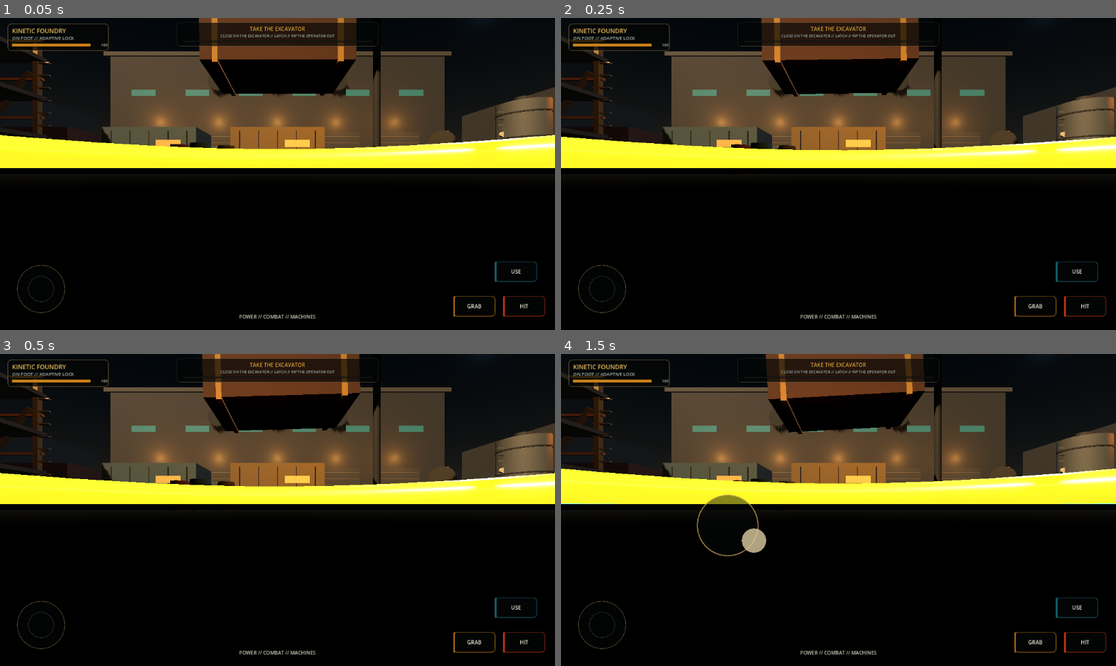
Above: before the commit, frames 1-4 (two rows, left to right).
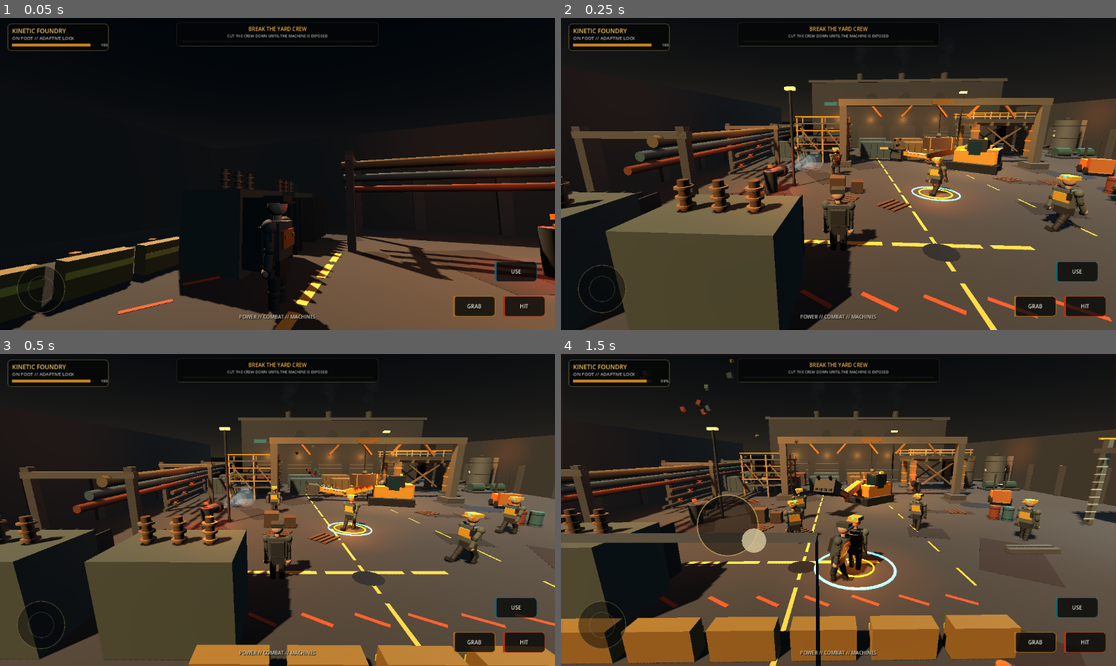
Above: after the commit, the same moments.

Repository: IssisX/IssisX
Game: Godot game, scene res://Main.tscn
Two runs of this game, one before a commit and one after it. Both use one fixed random seed, a clock stepped at 60 frames per second and the inputs below.
Inputs (mouse positions are in pixels of both pictures, inside the frame that each line leads up to):
- Up to frame 1 (0.05 s): no input
- Up to frame 2 (0.25 s): no input
- Up to frame 3 (0.5 s): no input
- Up to frame 4 (1.5 s): move the mouse to (960, 494) at 0.52 s; hold D 0.53-1.25 s; hold E 0.53-1.25 s; click (960, 494) at 0.67 s; drag from (727, 525) to (810, 572) at 1.27 s

The runs differ from the first frame. In frame 1, 52% of the frame differs, in the area x 0-100%, y 0-100%; in frame 2, 66%; in frame 3, 68%; in frame 4, 70%.
Error before the commit: Parse Error: Cannot infer the type of "damage" variable because the value doesn't have a set type. (res://scripts/player.gd:295)

Commit message:
Harden player runtime typing and physical authority

Diff:
--- a/kinetic-foundry/scripts/player.gd
+++ b/kinetic-foundry/scripts/player.gd
@@ -48,7 +48,7 @@
     collision_layer = 1
     collision_mask = 1 | 2 | 4 | 8
     _normal_collision_mask = collision_mask
-    var collision := GeomUtil.add_capsule_collision(self, 0.46, 1.82)
+    var collision: CollisionShape3D = GeomUtil.add_capsule_collision(self, 0.46, 1.82)
     collision.position.y = 0.91
     _rig = HumanoidRigScript.new()
     add_child(_rig)
@@ -61,14 +61,14 @@
 func receive_enemy_hit(damage: float) -> void:
     if machine_climb_active:
         _cancel_machine_climb()
-    var applied := damage * (1.0 - clampf(damage_reduction, 0.0, 0.8))
+    var applied: float = damage * (1.0 - clampf(damage_reduction, 0.0, 0.8))
     health = maxf(0.0, health - applied)
     hit_anim = 0.28
     if hud != null and hud.has_method("flash_damage"):
         hud.flash_damage()
 
 func receive_hazard_hit(damage: float, impulse: Vector3) -> void:
-    var hazard_scale := 1.0 - clampf(hazard_reduction, 0.0, 0.8)
+    var hazard_scale: float = 1.0 - clampf(hazard_reduction, 0.0, 0.8)
     receive_enemy_hit(damage * hazard_scale)
     velocity += impulse * (0.55 + hazard_scale * 0.45)
 
@@ -110,16 +110,16 @@
         return
 
     machine_climb_time += delta
-    var raw_t := clampf(machine_climb_time / machine_climb_duration, 0.0, 1.0)
-    var t := raw_t * raw_t * (3.0 - 2.0 * raw_t)
+    var raw_t: float = clampf(machine_climb_time / machine_climb_duration, 0.0, 1.0)
+    var t: float = raw_t * raw_t * (3.0 - 2.0 * raw_t)
     var machine = machine_climb_target
     var side_point: Vector3 = machine.global_position + machine.global_basis.x * machine_climb_side * 1.72 + machine.global_basis.z * 0.32 + Vector3.UP * 1.05
     var cab_point: Vector3 = machine.global_position - machine.global_basis.x * 0.95 + machine.global_basis.z * 0.12 + Vector3.UP * 1.72
-    var mid_t := clampf(t * 1.8, 0.0, 1.0)
-    var finish_t := clampf((t - 0.48) / 0.52, 0.0, 1.0)
-    var approach := machine_climb_start.lerp(side_point, mid_t)
-    var mount := side_point.lerp(cab_point, finish_t)
-    var path := approach.lerp(mount, finish_t)
+    var mid_t: float = clampf(t * 1.8, 0.0, 1.0)
+    var finish_t: float = clampf((t - 0.48) / 0.52, 0.0, 1.0)
+    var approach: Vector3 = machine_climb_start.lerp(side_point, mid_t)
+    var mount: Vector3 = side_point.lerp(cab_point, finish_t)
+    var path: Vector3 = approach.lerp(mount, finish_t)
     path.y += sin(t * PI) * 0.72
     global_position = path
 
@@ -205,31 +205,31 @@
 func _try_traversal() -> bool:
     if traversal_lock > 0.0 or not is_on_floor() or held_target != null:
         return false
-    var space := get_world_3d().direct_space_state
-    var forward := -global_basis.z
-    var low_from := global_position + Vector3.UP * 0.65
-    var low_to := low_from + forward * 1.35
-    var low_query := PhysicsRayQueryParameters3D.create(low_from, low_to, 2 | 8)
+    var space: PhysicsDirectSpaceState3D = get_world_3d().direct_space_state
+    var forward: Vector3 = -global_basis.z
+    var low_from: Vector3 = global_position + Vector3.UP * 0.65
+    var low_to: Vector3 = low_from + forward * 1.35
+    var low_query: PhysicsRayQueryParameters3D = PhysicsRayQueryParameters3D.create(low_from, low_to, 2 | 8)
     low_query.exclude = [self]
-    var low_hit := space.intersect_ray(low_query)
+    var low_hit: Dictionary = space.intersect_ray(low_query)
     if low_hit.is_empty():
         return false
-    var high_from := global_position + Vector3.UP * 1.45
-    var high_to := high_from + forward * 1.45
-    var high_query := PhysicsRayQueryParameters3D.create(high_from, high_to, 2 | 8)
+    var high_from: Vector3 = global_position + Vector3.UP * 1.45
+    var high_to: Vector3 = high_from + forward * 1.45
+    var high_query: PhysicsRayQueryParameters3D = PhysicsRayQueryParameters3D.create(high_from, high_to, 2 | 8)
     high_query.exclude = [self]
-    var high_hit := space.intersect_ray(high_query)
+    var high_hit: Dictionary = space.intersect_ray(high_query)
     if high_hit.is_empty():
         velocity = forward * 8.8 + Vector3.UP * 6.8
         traversal_lock = 0.34
         if hud != null and hud.has_method("set_context"):
             hud.set_context("VAULT")
         return true
-    var chest_from := global_position + Vector3.UP * 1.72
-    var chest_to := chest_from + forward * 1.15
-    var chest_query := PhysicsRayQueryParameters3D.create(chest_from, chest_to, 2 | 8)
+    var chest_from: Vector3 = global_position + Vector3.UP * 1.72
+    var chest_to: Vector3 = chest_from + forward * 1.15
+    var chest_query: PhysicsRayQueryParameters3D = PhysicsRayQueryParameters3D.create(chest_from, chest_to, 2 | 8)
     chest_query.exclude = [self]
-    var chest_hit := space.intersect_ray(chest_query)
+    var chest_hit: Dictionary = space.intersect_ray(chest_query)
     if chest_hit.is_empty():
         velocity = forward * 5.2 + Vector3.UP * 8.2
         traversal_lock = 0.44
@@ -239,7 +239,7 @@
     return false
 
 func _keyboard_axis() -> Vector2:
-    var axis := Vector2.ZERO
+    var axis: Vector2 = Vector2.ZERO
     if Input.is_physical_key_pressed(KEY_A): axis.x -= 1.0
     if Input.is_physical_key_pressed(KEY_D): axis.x += 1.0
     if Input.is_physical_key_pressed(KEY_W): axis.y -= 1.0
@@ -258,9 +258,9 @@
 func _attack() -> void:
     if attack_cooldown > 0.0 or traversal_lock > 0.0:
         return
-    var planar_speed := Vector2(velocity.x, velocity.z).length()
+    var planar_speed: float = Vector2(velocity.x, velocity.z).length()
     var target = _find_target(3.05 if planar_speed > speed * 0.92 else 2.35)
-    var sprint_tackle := target != null and planar_speed > speed * 0.92 and combo_step == 0
+    var sprint_tackle: bool = target != null and planar_speed > speed * 0.92 and combo_step == 0
 
     attack_side *= -1.0
     attack_mode = 2 if sprint_tackle else (1 if combo_step == 2 else 0)
@@ -274,7 +274,7 @@
     if held_target != null and is_instance_valid(held_target):
         var throw_dir: Vector3 = -global_basis.z
         held_target.set_held(false)
-        var throw_mult := maxf(throw_force_multiplier, 0.5)
+        var throw_mult: float = maxf(throw_force_multiplier, 0.5)
         held_target.take_hit(throw_dir * 17.0 * throw_mult + Vector3.UP * 6.2 * throw_mult, 38.0 * throw_mult)
         held_target = null
         combo_step = 0
@@ -291,21 +291,23 @@
         dir = dir.normalized()
         rotation.y = lerp_angle(rotation.y, atan2(-dir.x, -dir.z), 0.72 if sprint_tackle else 0.62)
 
-        var strength := maxf(melee_force_multiplier, 0.5)
-        var damage := (36.0 if sprint_tackle else ([24.0, 29.0, 44.0][combo_step])) * strength
-        var push_strength := (16.0 if sprint_tackle else ([7.4, 8.8, 16.5][combo_step])) * strength
-        var lift := (1.1 if sprint_tackle else ([1.5, 2.0, 2.6][combo_step])) * minf(strength, 1.6)
+        var strength: float = maxf(melee_force_multiplier, 0.5)
+        var damage: float = (36.0 if sprint_tackle else float([24.0, 29.0, 44.0][combo_step])) * strength
+        var push_strength: float = (16.0 if sprint_tackle else float([7.4, 8.8, 16.5][combo_step])) * strength
+        var lift: float = (1.1 if sprint_tackle else float([1.5, 2.0, 2.6][combo_step])) * minf(strength, 1.6)
         velocity += dir * (4.7 if sprint_tackle else (3.2 if combo_step == 2 else 1.7))
         target.take_hit(dir * push_strength + Vector3.UP * lift, damage)
         if sprint_tackle:
             traversal_lock = 0.18
             combo_step = 1
             combo_window = 0.72
-            if hud != null: hud.set_context("SHOULDER DRIVE // TARGET DISPLACED")
+            if hud != null:
+                hud.set_context("SHOULDER DRIVE // TARGET DISPLACED")
         else:
             combo_step = (combo_step + 1) % 3
             combo_window = 0.72
-            if attack_mode == 1 and hud != null: hud.set_context("SIDE KICK // HEAVY FINISHER")
+            if attack_mode == 1 and hud != null:
+                hud.set_context("SIDE KICK // HEAVY FINISHER")
         return
 
     var prop = _find_prop(2.15)
@@ -315,8 +317,8 @@
         if prop_dir.length_squared() < 0.01:
             prop_dir = -global_basis.z
         prop_dir = prop_dir.normalized()
-        var strength := maxf(melee_force_multiplier, 0.5)
-        var prop_damage := (34.0 if attack_mode == 1 else 19.0) * strength
+        var strength: float = maxf(melee_force_multiplier, 0.5)
+        var prop_damage: float = (34.0 if attack_mode == 1 else 19.0) * strength
         prop.take_hit(prop_dir * (12.5 if attack_mode == 1 else 9.5) * strength + Vector3.UP * 1.9, prop_damage)
         velocity += prop_dir * 0.8
     combo_step = 0
@@ -327,7 +329,7 @@
         return
     if held_target != null and is_instance_valid(held_target):
         var dir: Vector3 = -global_basis.z
-        var throw_mult := maxf(throw_force_multiplier, 0.5)
+        var throw_mult: float = maxf(throw_force_multiplier, 0.5)
         held_target.set_held(false)
         held_target.take_hit(dir * 13.5 * throw_mult + Vector3.UP * 5.2 * throw_mult, 24.0 * throw_mult)
         held_target = null
@@ -342,7 +344,7 @@
     target.set_held(true)
 
 func _update_held_target() -> void:
-    var hold_height := 1.20
+    var hold_height: float = 1.20
     if held_target.is_in_group("physics_prop"):
         hold_height = 1.40
     var hold_pos: Vector3 = global_position - global_basis.z * 1.12 + Vector3.UP * hold_height
@@ -357,12 +359,16 @@
     candidates.append_array(get_tree().get_nodes_in_group("enemy"))
     candidates.append_array(get_tree().get_nodes_in_group("physics_prop"))
     for node in candidates:
-        if not is_instance_valid(node): continue
-        if node.is_in_group("enemy") and node.dead: continue
-        if node.is_in_group("physics_prop") and node.mass > grab_mass_limit: continue
+        if not is_instance_valid(node):
+            continue
+        if node.is_in_group("enemy") and node.dead:
+            continue
+        if node.is_in_group("physics_prop") and node.mass > grab_mass_limit:
+            continue
         var offset: Vector3 = node.global_position - global_position
         var dist: float = offset.length()
-        if dist > radius: continue
+        if dist > radius:
+            continue
         var dir: Vector3 = offset.normalized()
         var score: float = forward.dot(dir) * 2.2 - dist * 0.60
         if score > best_score:
@@ -375,10 +381,12 @@
     var best_score: float = -9999.0
     var forward: Vector3 = -global_basis.z
     for prop in get_tree().get_nodes_in_group("physics_prop"):
-        if not is_instance_valid(prop): continue
+        if not is_instance_valid(prop):
+            continue
         var offset: Vector3 = prop.global_position - global_position
         var dist: float = offset.length()
-        if dist > radius: continue
+        if dist > radius:
+            continue
         var dir: Vector3 = offset.normalized()
         var score: float = forward.dot(dir) * 2.0 - dist * 0.55
         if score > best_score:
@@ -395,10 +403,12 @@
     var best_score: float = -9999.0
     var forward: Vector3 = -global_basis.z
     for enemy in get_tree().get_nodes_in_group("enemy"):
-        if not enemy.visible or enemy.dead: continue
+        if not enemy.visible or enemy.dead:
+            continue
         var offset: Vector3 = enemy.global_position - global_position
         var dist: float = offset.length()
-        if dist > radius: continue
+        if dist > radius:
+            continue
         var dir: Vector3 = offset.normalized()
         var facing: float = forward.dot(dir)
         var score: float = facing * 2.0 - dist * 0.55
@@ -410,16 +420,18 @@
 func _animate(delta: float) -> void:
     if _rig == null:
         return
-    var planar := Vector2(velocity.x, velocity.z).length()
-    var attack_amount := attack_anim / maxf(attack_duration, 0.01) if attack_anim > 0.0 else 0.0
-    var hit_amount := hit_anim / 0.28 if hit_anim > 0.0 else 0.0
+    var planar: float = Vector2(velocity.x, velocity.z).length()
+    var attack_amount: float = attack_anim / maxf(attack_duration, 0.01) if attack_anim > 0.0 else 0.0
+    var hit_amount: float = hit_anim / 0.28 if hit_anim > 0.0 else 0.0
     _rig.animate(delta, planar, speed, attack_amount, hit_amount, health <= 0.0)
 
 func _update_hud() -> void:
     if hud == null:
         return
-    if hud.has_method("set_health"): hud.set_health(health / max_health)
-    if hud.has_method("set_target"): hud.set_target(engaged_target)
+    if hud.has_method("set_health"):
+        hud.set_health(health / max_health)
+    if hud.has_method("set_target"):
+        hud.set_target(engaged_target)
     if machine_climb_active:
         hud.set_context("LATCHED // CLIMBING MACHINE")
     elif held_target != null and is_instance_valid(held_target):
